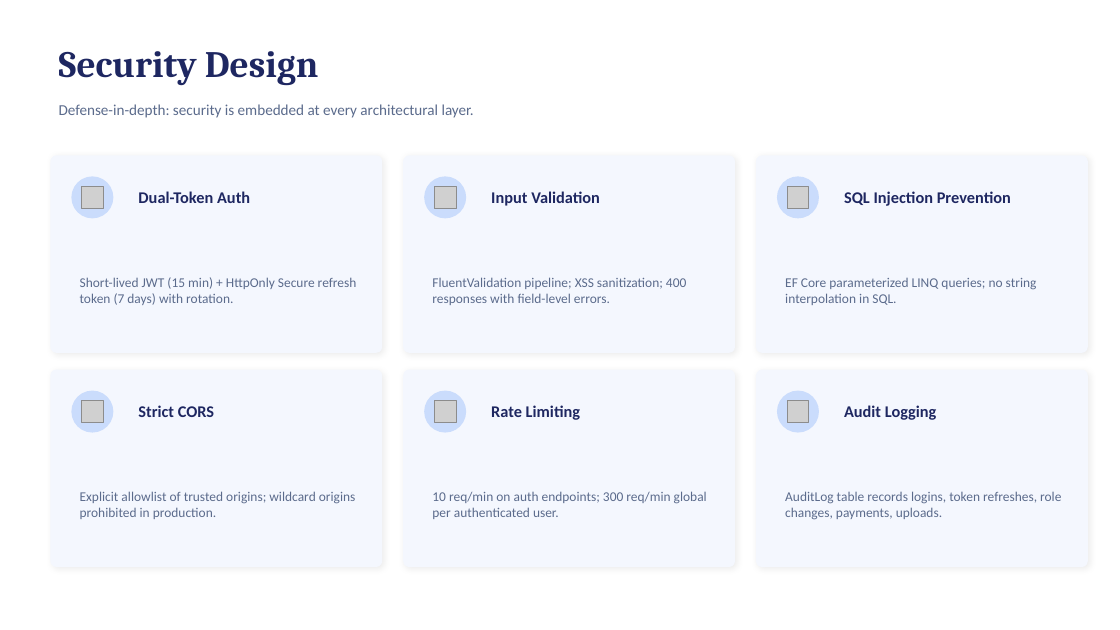
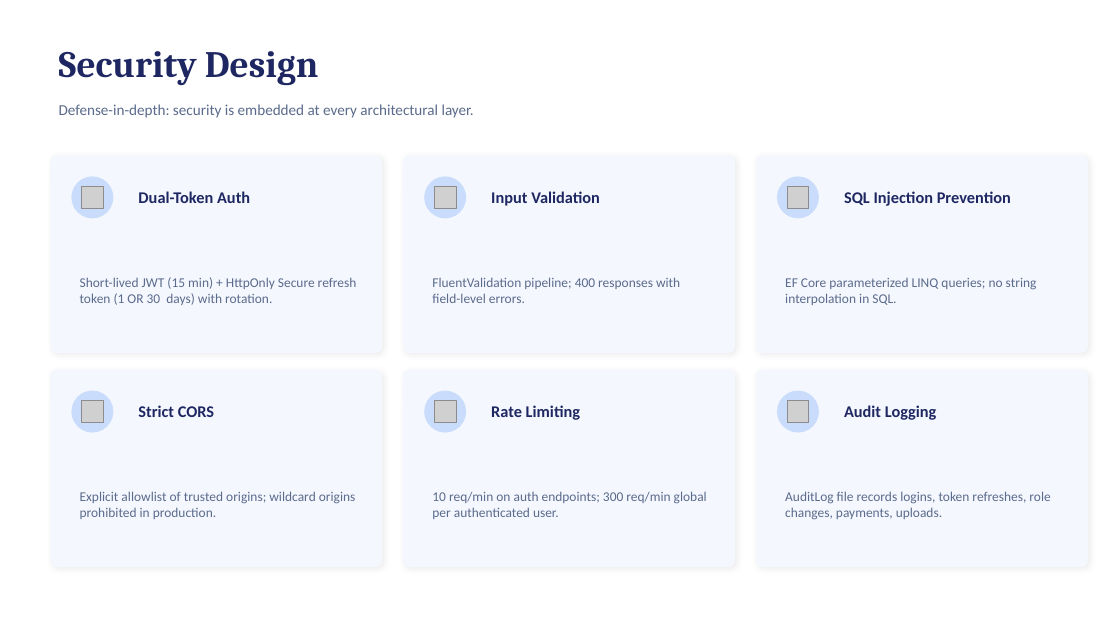
Before and after one commit to OsamaAhmedX04/Tumor-Hospital, a slide deck: slide 7 of THMS-Presentation.pptx. Drawn at 1120x630 pixels with LibreOffice and Linux fonts; fonts in the diff are those of the drawing; grey boxes stand for pictures. Boxes give left, top, right and bottom in pixels: in the first picture for what was removed or moved away, otherwise in the second. Text is boxed around its words. In the diff, an @@ line names an element or a change of style, - is before the commit and + after.

Commit message:
final edits

```diff
--- a/THMS-Presentation.pptx
+++ b/THMS-Presentation.pptx
@@ text at [80, 277, 357, 305]: text changed @@
-Short-lived JWT (15 min) + HttpOnly Secure refresh token (7 days) with rotation.
+Short-lived JWT (15 min) + HttpOnly Secure refresh token (1 OR 30 days) with rotation.
@@ text at [432, 277, 680, 303]: text changed @@
-FluentValidation pipeline; XSS sanitization; 400 responses with field-level errors.
+FluentValidation pipeline; 400 responses with field-level errors.
@@ text at [785, 491, 1050, 520]: text changed @@
-AuditLog table records logins, token refreshes, role changes, payments, uploads.
+AuditLog file records logins, token refreshes, role changes, payments, uploads.
```
Also in this commit, not shown: 5 other slides changed.
